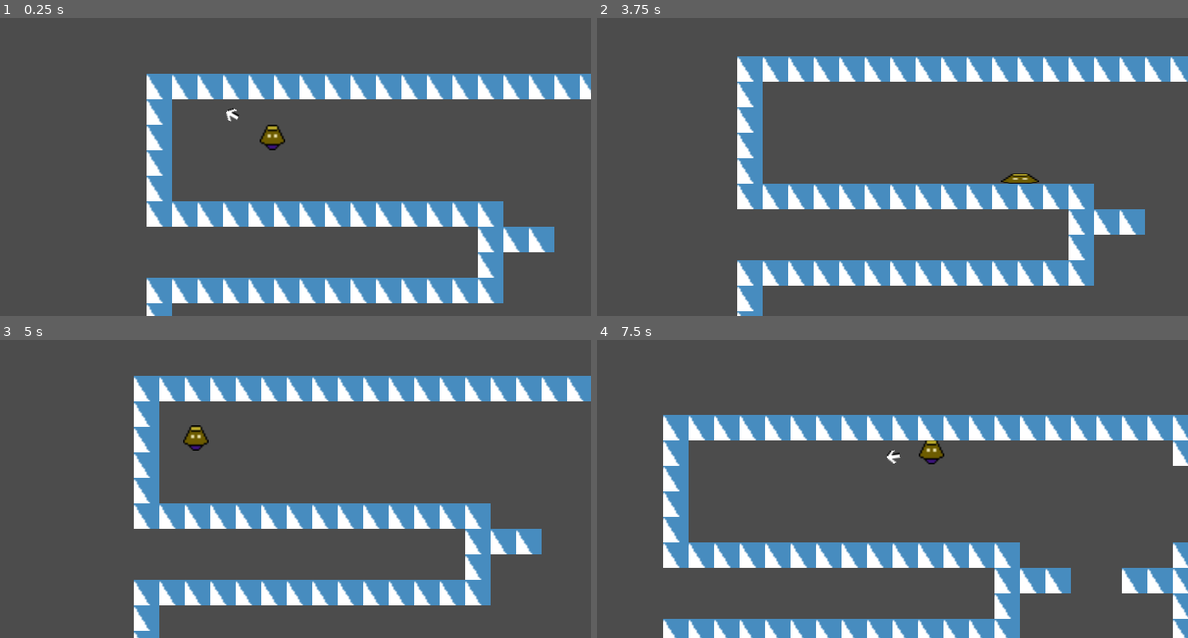
Above: before the commit, frames 1-4 (two rows, left to right).
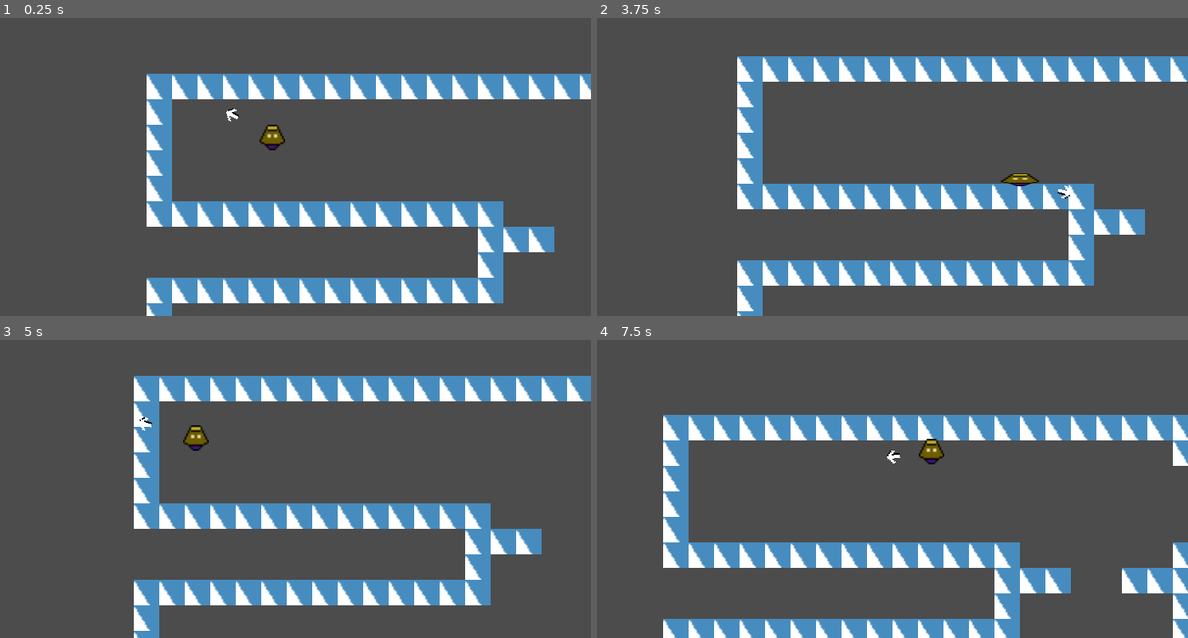
Above: after the commit, the same moments.

Repository: andrebariani/abracajur
Game: Godot game, scene res://src/world/World.tscn
Same seed, same stepped clock (60 frames per second), same inputs: the game is played once before the commit and once after it. The engine's default icon, where the game draws it, is replaced by a stand-in: a white triangle on a blue panel in a dark square.
Inputs (mouse positions are in pixels of both pictures, inside the frame that each line leads up to):
- Up to frame 1 (0.25 s): no input
- Up to frame 2 (3.75 s): tap Enter at 0.5 s; move the mouse to (1010, 119) at 0.52 s; hold D 0.53-1.28 s; tap E (spell_e, bound only after the commit) at 0.6 s; tap Space (ui_select) at 0.77, 1.07, 1.52, 1.82, 3.02, 3.05, 3.32, 3.6 s; tap Q (spell_q, bound only after the commit) at 0.8, 1.35 s; move the mouse to (744, 155) at 1.27 s; hold S 1.28-2.03 s; tap R (spell_r, bound only after the commit) at 1.55, 2.1 s; move the mouse to (933, 59) at 2.02 s; hold D 2.03-3.53 s; tap W (spell_w, bound only after the commit) at 2.3, 2.85 s; move the mouse to (839, 208) at 2.77 s; move the mouse to (1057, 190) at 3.52 s; hold A from 3.53 s (still down)
- Up to frame 3 (5 s): keep holding A; tap Space (ui_select) at 3.77, 4.07, 4.52, 4.82 s; tap E (spell_e, bound only after the commit) at 3.8, 4.35 s; move the mouse to (82, 405) at 4.27 s; tap Q (spell_q, bound only after the commit) at 4.55 s
- Up to frame 4 (7.5 s): move the mouse to (898, 459) at 5.02 s; release A at 5.03 s; hold S 5.03-5.78 s; tap Q (spell_q, bound only after the commit) at 5.1 s; tap R (spell_r, bound only after the commit) at 5.3, 5.85 s; move the mouse to (774, 369) at 5.77 s; hold D from 5.78 s (still down); tap Space (ui_select) at 6.02, 6.32, 6.77, 6.8, 7.07 s; tap W (spell_w, bound only after the commit) at 6.05, 6.6 s; move the mouse to (1010, 441) at 6.52 s; move the mouse to (744, 477) at 7.27 s; tap F at 7.35 s

The runs differ from the first frame. In frame 1, less than 0.1% of the frame differs, in the area x 38-41%, y 30-35%; in frame 2, less than 0.1%, in the area x 69-81%, y 55-61%; in frame 3, less than 0.1%; in frame 4, less than 0.1%.

Commit message:
commiting for merge

Diff:
--- a/project.godot
+++ b/project.godot
@@ -27,11 +27,54 @@
 window/size/test_height=450
 window/stretch/mode="2d"
 
+[importer_defaults]
+
+texture={
+"compress/bptc_ldr": 0,
+"compress/hdr_mode": 0,
+"compress/lossy_quality": 0.7,
+"compress/mode": 0,
+"compress/normal_map": 0,
+"detect_3d": false,
+"flags/anisotropic": false,
+"flags/filter": false,
+"flags/mipmaps": false,
+"flags/repeat": 0,
+"flags/srgb": 2,
+"process/HDR_as_SRGB": false,
+"process/fix_alpha_border": true,
+"process/invert_color": false,
+"process/premult_alpha": false,
+"size_limit": 0,
+"stream": false,
+"svg/scale": 1.0
+}
+
 [input]
 
 Teleport={
 "deadzone": 0.5,
 "events": [ Object(InputEventMouseButton,"resource_local_to_scene":false,"resource_name":"","device":0,"alt":false,"shi …(212 unchanged characters)…
+ ]
+}
+spell_q={
+"deadzone": 0.5,
+"events": [ Object(InputEventKey,"resource_local_to_scene":false,"resource_name":"","device":0,"alt":false,"shift":false,"control":false,"meta":false,"command":false,"pressed":false,"scancode":81,"unicode":0,"echo":false,"script":null)
+ ]
+}
+spell_w={
+"deadzone": 0.5,
+"events": [ Object(InputEventKey,"resource_local_to_scene":false,"resource_name":"","device":0,"alt":false,"shift":false,"control":false,"meta":false,"command":false,"pressed":false,"scancode":87,"unicode":0,"echo":false,"script":null)
+ ]
+}
+spell_e={
+"deadzone": 0.5,
+"events": [ Object(InputEventKey,"resource_local_to_scene":false,"resource_name":"","device":0,"alt":false,"shift":false,"control":false,"meta":false,"command":false,"pressed":false,"scancode":69,"unicode":0,"echo":false,"script":null)
+ ]
+}
+spell_r={
+"deadzone": 0.5,
+"events": [ Object(InputEventKey,"resource_local_to_scene":false,"resource_name":"","device":0,"alt":false,"shift":false,"control":false,"meta":false,"command":false,"pressed":false,"scancode":82,"unicode":0,"echo":false,"script":null)
  ]
 }
 
--- a/src/player/Player.gd
+++ b/src/player/Player.gd
@@ -3,20 +3,31 @@
 onready var pointer = $Pointer
 onready var rayCast = $RayCast2D
 onready var anim = $LampAnim
+onready var spellScene = preload("res://src/spells/LaserSpell.tscn")
+
 
 export (int) var cooldownTeleport = 0.1
+
+
 var can_teleport = true
+var look_vector = Vector2.ZERO
 
 
 func _process(_delta):
-	var look_vec = get_global_mouse_position() - global_position
-	pointer.rotation = atan2(look_vec.y, look_vec.x)
+	look_vector = get_global_mouse_position() - global_position
+	pointer.rotation = atan2(look_vector.y, look_vector.x)
 
 	if Input.is_action_just_pressed("ui_select") and can_teleport:
-		rayCast.cast_to = look_vec
+		rayCast.cast_to = look_vector
 		rayCast.force_raycast_update()
 		if !rayCast.is_colliding():
 			teleport()
+
+
+	if Input.is_action_just_pressed("spell_q"):
+		_on_cast_spell(spellScene)
+
+	print_debug(str(look_vector))
 
 
 func teleport():
@@ -25,3 +36,7 @@
 	can_teleport = false
 	yield(get_tree().create_timer(cooldownTeleport),"timeout")
 	can_teleport = true
+
+
+func _on_cast_spell(spell_scene):
+	pass
--- a/src/spells/AOESpell.gd
+++ b/src/spells/AOESpell.gd
@@ -1,16 +1,4 @@
 extends "res://src/spells/Spell.gd"
 
-
-# Declare member variables here. Examples:
-# var a = 2
-# var b = "text"
-
-
-# Called when the node enters the scene tree for the first time.
-func _ready():
-	pass # Replace with function body.
-
-
-# Called every frame. 'delta' is the elapsed time since the previous frame.
 func _process(_delta):
 	position = get_global_mouse_position()
--- /dev/null
+++ b/src/ui/UI.gd
@@ -0,0 +1,11 @@
+extends "res://src/ui/magic_system.gd"
+
+func _process(delta):
+	if Input.is_action_just_pressed("spell_q"):
+		.cast_spells()
+	elif Input.is_action_just_pressed("spell_w"):
+		.cast_spells()
+	elif Input.is_action_just_pressed("spell_e"):
+		.cast_spells()
+	elif Input.is_action_just_pressed("spell_r"):
+		.cast_spells()
--- /dev/null
+++ b/src/ui/UI.tscn
@@ -0,0 +1,45 @@
+[gd_scene load_steps=2 format=2]
+
+[ext_resource path="res://src/ui/UI.gd" type="Script" id=1]
+
+[node name="UI" type="Control"]
+anchor_top = 1.0
+anchor_bottom = 1.0
+margin_top = -40.0
+margin_right = 40.0
+script = ExtResource( 1 )
+__meta__ = {
+"_edit_use_anchors_": false
+}
+
+[node name="HBoxContainer" type="HBoxContainer" parent="."]
+margin_right = 40.0
+margin_bottom = 40.0
+__meta__ = {
+"_edit_use_anchors_": false
+}
+
+[node name="SpellQ" type="Label" parent="HBoxContainer"]
+margin_top = 13.0
+margin_bottom = 27.0
+__meta__ = {
+"_edit_use_anchors_": false
+}
+
+[node name="SpellW" type="Label" parent="HBoxContainer"]
+margin_left = 4.0
+margin_top = 13.0
+margin_right = 4.0
+margin_bottom = 27.0
+
+[node name="SpellE" type="Label" parent="HBoxContainer"]
+margin_left = 8.0
+margin_top = 13.0
+margin_right = 8.0
+margin_bottom = 27.0
+
+[node name="SpellR" type="Label" parent="HBoxContainer"]
+margin_left = 12.0
+margin_top = 13.0
+margin_right = 12.0
+margin_bottom = 27.0
--- a/src/ui/magic_system.gd
+++ b/src/ui/magic_system.gd
@@ -11,7 +11,20 @@
 var keys = [KEY_Q, KEY_W, KEY_E, KEY_R,
 			KEY_A, KEY_S, KEY_D, KEY_F]
 
-export var spells = [[], [], [], []]
+export(Dictionary) var spells = {
+	"damage": [
+		preload("res://src/spells/LaserSpell.tscn")
+	],
+	"knockback": [
+		preload("res://src/spells/LaserSpell.tscn")
+	],
+	"stun/break": [
+		preload("res://src/spells/LaserSpell.tscn")
+	],
+	"heal/shield": [
+		preload("res://src/spells/LaserSpell.tscn")
+	]
+}
 # damage, knockback, stun/break, cura/escudo
 
 # key da magia: magia
@@ -30,7 +43,7 @@
 	reset_spells()
 
 func _input(event):
-	if event is InputEventKey and event.pressed:
+	if event is InputEventKey and event.just_pressed:
 		var keycode = event.scancode
 
 		if keycode in active_spells.keys():
@@ -58,15 +71,15 @@
 		var remaining_options = len(keys) - key_position - (spells_at_a_time - i)
 		var rand_key_offset = 1
 		if remaining_options != 0:
-			rand_key_offset = 1 + (randi() % remaining_options)
+			rand_key_offset = 1 + (int(rand_range(1, spells_at_a_time)) % remaining_options)
 
 		key_position += rand_key_offset
 		var rand_key = keys[key_position]
 
 		# generate a new random spell
-		var rand_spell = spells[i][randi() % len(spells[i])]
+		var rand_spell = spells[int(rand_range(1, spells.size()))][randi() % len(spells[i])]
 		while rand_spell in active_spells.values():
-			rand_spell = spells[i][randi() % len(spells[i])]
+			rand_spell = spells[i][int(rand_range(1, spells.size())) % len(spells[i])]
 
 		active_spells[rand_key] = rand_spell
 
--- a/src/world/World.tscn
+++ b/src/world/World.tscn
@@ -17,28 +17,22 @@
 0/navigation_offset = Vector2( 0, 0 )
 0/shape_offset = Vector2( 0, 0 )
 0/shape_transform = Transform2D( 1, 0, 0, 1, 0, 0 )
-0/shape = SubResource( 2 )
+0/shape = SubResource( 1 )
 0/shape_one_way = false
 0/shape_one_way_margin = 1.0
 0/shapes = [ {
 "autotile_coord": Vector2( 0, 0 ),
 "one_way": false,
 "one_way_margin": 1.0,
-"shape": SubResource( 2 ),
+"shape": SubResource( 1 ),
 "shape_transform": Transform2D( 1, 0, 0, 1, 0, 0 )
 } ]
 0/z_index = 0
 
 [node name="World" type="Node2D"]
 
-[node name="Player" parent="." instance=ExtResource( 1 )]
-position = Vector2( 95, 56 )
-
-[node name="RemoteTransform2D" type="RemoteTransform2D" parent="Player"]
-remote_path = NodePath("../../Camera2D")
-
 [node name="TileMap" type="TileMap" parent="."]
-tile_set = SubResource( 1 )
+tile_set = SubResource( 2 )
 cell_size = Vector2( 16, 16 )
 collision_mask = 0
 format = 1
@@ -49,3 +43,15 @@
 current = true
 smoothing_enabled = true
 smoothing_speed = 2.0
+
+[node name="YSort" type="YSort" parent="."]
+
+[node name="Player" parent="YSort" instance=ExtResource( 1 )]
+position = Vector2( 95, 56 )
+
+[node name="RemoteTransform2D" type="RemoteTransform2D" parent="YSort/Player"]
+remote_path = NodePath("../../../Camera2D")
+
+[node name="Enemies" type="Node2D" parent="YSort"]
+
+[node name="CanvasLayer" type="CanvasLayer" parent="."]
Not shown, added: assets/abracajour.png.import
Not shown, added: assets/pallete.png.import
Not shown, added: assets/pointer.png.import
Not shown: 1 places in src/world/World.tscn that only renumber resources
